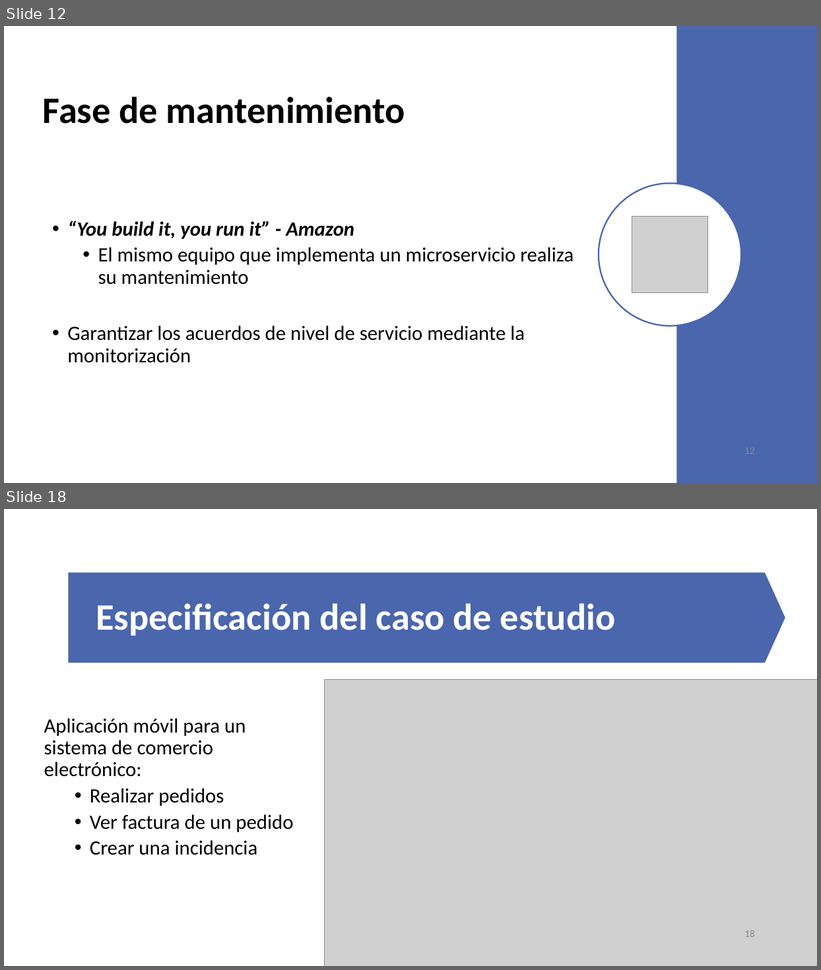
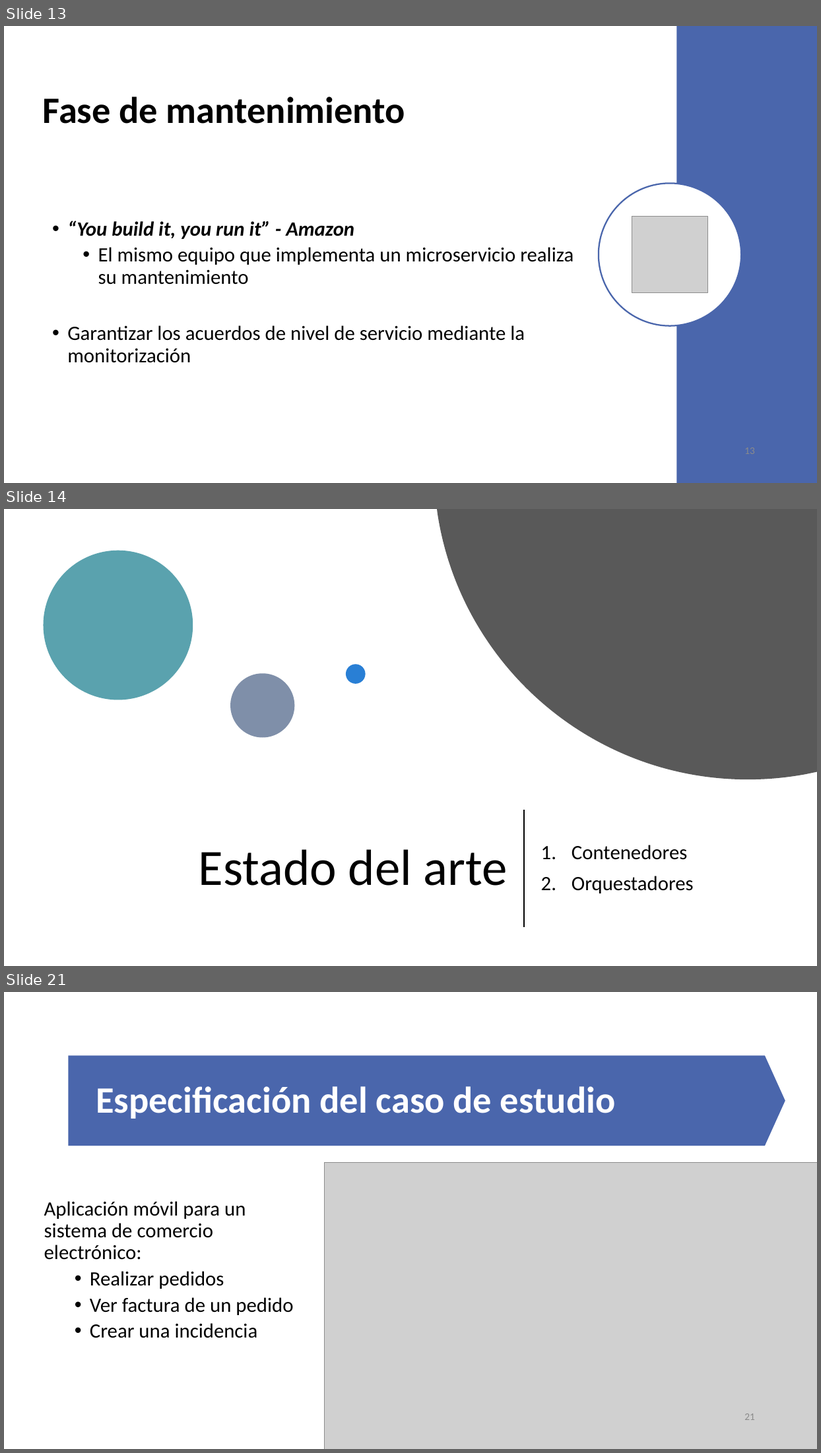
Before and after one commit to VictorIranzo/TFG_Microservices, a slide deck: Trabajo/Presentación/Desarrollo de software basado en microservicios.pptx. Shown one above the other, each under a label of ours: slides 12 and 18 before the commit, slides 13, 14 and 21 after it; the slides between them are not shown. The pictures are 821x970 and 821x1453 pixels, drawn with LibreOffice and Linux fonts; fonts in the diff are those of the drawing; grey boxes stand for pictures. Boxes give left, top, right and bottom in pixels: in the first picture for what was removed or moved away, otherwise in the second. Text is boxed around its words. In the diff, an @@ line names an element or a change of style, - is before the commit and + after.

```diff
--- a/Trabajo/Presentación/Desarrollo de software basado en microservicios.pptx
+++ b/Trabajo/Presentación/Desarrollo de software basado en microservicios.pptx
@@ slide 14 added at (4, 509, 817, 966), background #FFFFFF @@
@@ freeform shape added at (437, 509, 817, 780), fill #595959 @@
@@ ellipse added at (43, 551, 193, 700), fill #5AA2AE @@
@@ ellipse added at (346, 665, 366, 684), fill #297FD5 @@
@@ ellipse added at (230, 674, 294, 738), fill #7F8FA9 @@
@@ line added from (524, 811) to (524, 927), #000000 1.5 pt @@
@@ subtitle added at (572, 845, 694, 894), 24 pt, text #000000 @@
+1. Contenedores
+2. Orquestadores
@@ title added at (199, 850, 508, 886), 60 pt, text #000000 @@
+Estado del arte
@@ what was slide 12 is now slide 13 @@
@@ what was slide 18 is now slide 21 @@
@@ page number at (745, 1414, 755, 1420): text changed @@
-18
+21
```
Also in this commit, not shown: 12 slides changed, 4 other slides added.
